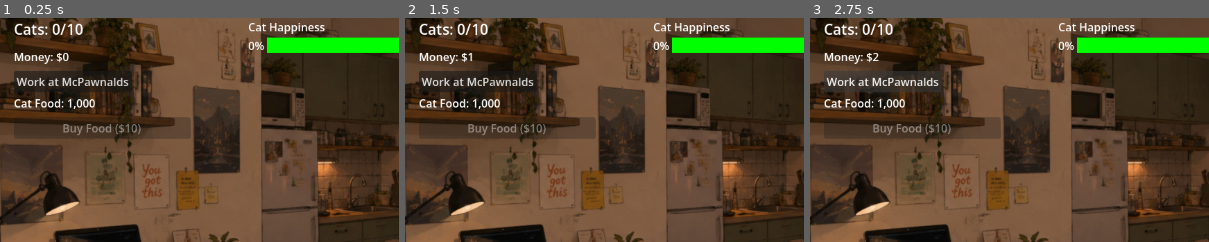
Above: before the commit, frames 1-3 (left to right).
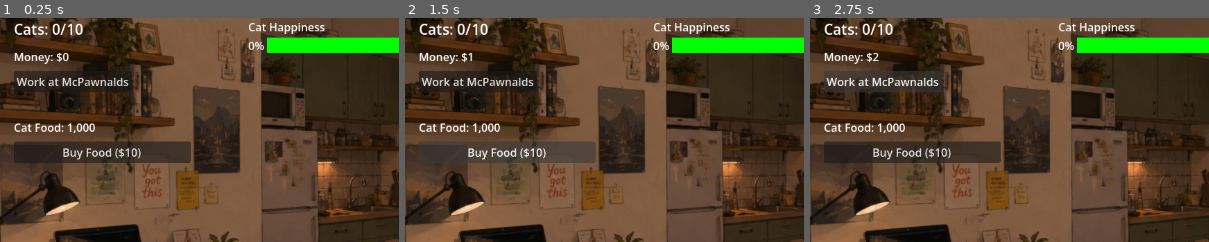
Above: after the commit, the same moments.

Repository: jaggasaurus-rex/cat-idler
Game: Godot game, scene res://scenes/Main.tscn
Same seed, same stepped clock (60 frames per second), same inputs: the game is played once before the commit and once after it.
Inputs (mouse positions are % of the whole screen's width and height, from its top left):
- Up to frame 1 (0.25 s): no input
- Up to frame 2 (1.5 s): click "Work at McPawnalds" at 0.5 s; click (13, 33) at 1.25 s, where only the run after the commit has a clickable "Buy Food ($10)"
- Up to frame 3 (2.75 s): click "Work at McPawnalds" at 2 s
The pictures show only the part of the screen within x 0-50%, y 3-53%; the shares and areas given below are measured in that part.

The runs differ from the first frame. In frame 1, 5.5% of the frame differs, in the area x 3-48%, y 36-65%; in frame 2, 4.8%; in frame 3, 5.5%.

Commit message:
Reorder HUD, group bot/token labels, drop affordability-disabled on buttons
- Move PurchaseCatButton above CatFoodLabel/BuyCatFoodButton in both scene
  tree order and absolute offsets (top=130 → 165 → 197 chain)
- Wrap BotsRateLabel and TokensLabel in a new BotTokenRow HBoxContainer so
  bot count and token count render on the same line
- Remove all button.disabled = money < cost checks; GameState buy methods
  already guard silently against insufficient funds

Co-Authored-By: Claude Sonnet 4.6 <noreply@anthropic.com>

Diff:
--- a/scenes/Main.gd
+++ b/scenes/Main.gd
@@ -16,7 +16,7 @@
 @onready var only_paws_popup: ColorRect = $OnlyPawsPopup
 @onready var upgrades_tab_popup: ColorRect = $UpgradesTabPopup
 @onready var manager_bot_button: Button = $ManagerBotButton
-@onready var bots_rate_label: Label = $BotsRateLabel
+@onready var bots_rate_label: Label = $BotTokenRow/BotsRateLabel
 @onready var shop_panel: VBoxContainer = $ShopPanel
 @onready var shop_list: VBoxContainer = $ShopPanel/ShopScroll/ShopList
 @onready var housing_button: Button = $ShopPanel/ShopScroll/ShopList/HousingButton
@@ -24,7 +24,7 @@
 @onready var bot_manager_shop_button: Button = $ShopPanel/ShopScroll/ShopList/BotManagerShopButton
 @onready var cat_food_label: Label = $CatFoodLabel
 @onready var buy_cat_food_button: Button = $BuyCatFoodButton
-@onready var tokens_label: Label = $TokensLabel
+@onready var tokens_label: Label = $BotTokenRow/TokensLabel
 @onready var buy_tokens_button: Button = $BuyTokensButton
 @onready var happiness_bar_container: VBoxContainer = $HappinessBarContainer
 @onready var happiness_bar: ProgressBar = $HappinessBarContainer/HappinessRow/HappinessBar
@@ -118,7 +118,7 @@
 		get_tree().paused = true
 
 	cat_food_label.text = "Cat Food: " + Util.format_number(GameState.cat_food)
-	buy_cat_food_button.disabled = GameState.money < Config.cat_food_pack_cost
+	# GameState buy methods guard against insufficient funds; buttons stay enabled
 	if GameState.auto_feeder_purchased and not _cat_food_button_auto_set:
 		_cat_food_button_auto_set = true
 		buy_cat_food_button.text = "Buy Food ($10) ∞"
@@ -129,7 +129,6 @@
 		buy_tokens_button.visible = true
 
 	tokens_label.text = "Tokens: " + Util.format_number(GameState.tokens)
-	buy_tokens_button.disabled = GameState.money < Config.token_pack_cost
 	if GameState.bot_manager_purchased and not _tokens_button_auto_set:
 		_tokens_button_auto_set = true
 		buy_tokens_button.text = "Buy Tokens ($20) ∞"
@@ -149,7 +148,6 @@
 		if not bot_manager_shop_button.visible:
 			bot_manager_shop_button.visible = true
 			_sort_shop_list()
-		bot_manager_shop_button.disabled = GameState.money < Config.bot_manager_cost
 	elif bot_manager_shop_button.visible:
 		bot_manager_shop_button.visible = false
 		_sort_shop_list()
@@ -163,7 +161,6 @@
 		only_paws_button.modulate = Color(1.0, 1.0, 1.0)
 
 	manager_bot_button.text = "OnlyPaws Manager-Bot ($" + Util.format_number(GameState.next_bot_cost) + ")"
-	manager_bot_button.disabled = GameState.money < GameState.next_bot_cost
 	bots_rate_label.text = "Bots: " + Util.format_number(GameState.manager_bots)
 
 	# Happiness bar: colour transitions smoothly from red (0%) to green (100%)
@@ -211,7 +208,6 @@
 		if not auto_feeder_button.visible:
 			auto_feeder_button.visible = true
 			_sort_shop_list()
-		auto_feeder_button.disabled = GameState.money < Config.auto_feeder_cost
 	elif auto_feeder_button.visible:
 		auto_feeder_button.visible = false
 		_sort_shop_list()
@@ -225,7 +221,6 @@
 				_sort_shop_list()
 			var next_tier: Dictionary = Config.housing_tiers[GameState.housing_tier_index + 1]
 			housing_button.text = next_tier["label"] + "\n$" + Util.format_number(float(next_tier["cost"]))
-			housing_button.disabled = GameState.money < float(next_tier["cost"])
 		elif housing_button.visible:
 			housing_button.visible = false
 			_sort_shop_list()
--- a/scenes/Main.tscn
+++ b/scenes/Main.tscn
@@ -48,30 +48,30 @@
 offset_bottom = 58.0
 text = "Cats: 0"
 
+[node name="PurchaseCatButton" type="Button" parent="." unique_id=375900732]
+visible = false
+layout_mode = 0
+offset_left = 20.0
+offset_top = 130.0
+offset_right = 275.0
+offset_bottom = 160.0
+text = "Purchase Cat ($5)"
+
 [node name="CatFoodLabel" type="Label" parent="." unique_id=400000001]
 layout_mode = 0
 offset_left = 20.0
-offset_top = 130.0
-offset_right = 300.0
-offset_bottom = 160.0
+offset_top = 165.0
+offset_right = 300.0
+offset_bottom = 195.0
 text = "Cat Food: 1000"
 
 [node name="BuyCatFoodButton" type="Button" parent="." unique_id=400000007]
 layout_mode = 0
 offset_left = 20.0
-offset_top = 162.0
+offset_top = 197.0
 offset_right = 275.0
-offset_bottom = 192.0
+offset_bottom = 227.0
 text = "Buy Food ($10)"
-
-[node name="PurchaseCatButton" type="Button" parent="." unique_id=375900732]
-visible = false
-layout_mode = 0
-offset_left = 20.0
-offset_top = 205.0
-offset_right = 275.0
-offset_bottom = 235.0
-text = "Purchase Cat ($5)"
 
 [node name="OnlyPawsButton" type="Button" parent="." unique_id=519044290]
 visible = false
@@ -115,22 +115,22 @@
 offset_bottom = 345.0
 text = "OnlyPaws Manager-Bot ($50.00)"
 
-[node name="BotsRateLabel" type="Label" parent="." unique_id=982341620]
-visible = false
+[node name="BotTokenRow" type="HBoxContainer" parent="." unique_id=400000500]
 layout_mode = 0
 offset_left = 20.0
 offset_top = 350.0
-offset_right = 400.0
+offset_right = 500.0
 offset_bottom = 375.0
+theme_override_constants/separation = 16
+
+[node name="BotsRateLabel" type="Label" parent="BotTokenRow" unique_id=982341620]
+visible = false
+layout_mode = 2
 text = "Bots: 0 | Rate: $0.00/sec"
 
-[node name="TokensLabel" type="Label" parent="." unique_id=400000010]
-visible = false
-layout_mode = 0
-offset_left = 20.0
-offset_top = 385.0
-offset_right = 300.0
-offset_bottom = 410.0
+[node name="TokensLabel" type="Label" parent="BotTokenRow" unique_id=400000010]
+visible = false
+layout_mode = 2
 text = "Tokens: 0"
 
 [node name="BuyTokensButton" type="Button" parent="." unique_id=400000016]
Not shown, changed: CONTEXT.md
